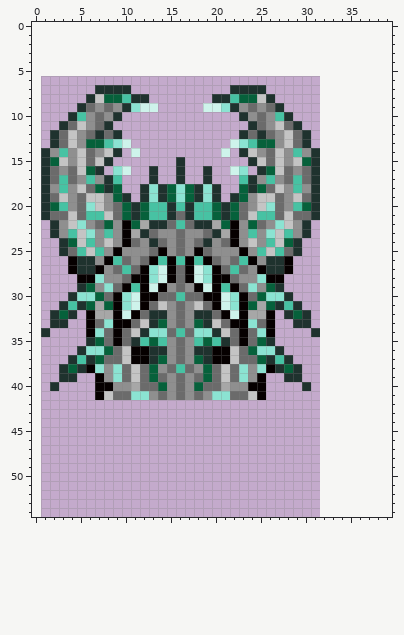
File history of a pixel-art sprite, NPCs/CaesiumSeekerHead.png. Above, as it was before the edit.
The file is 62x98 pixels, drawn in blocks of 2x2; one block is one cell here. The old version is drawn lined up with the new one, on the new canvas.
And afterwards:
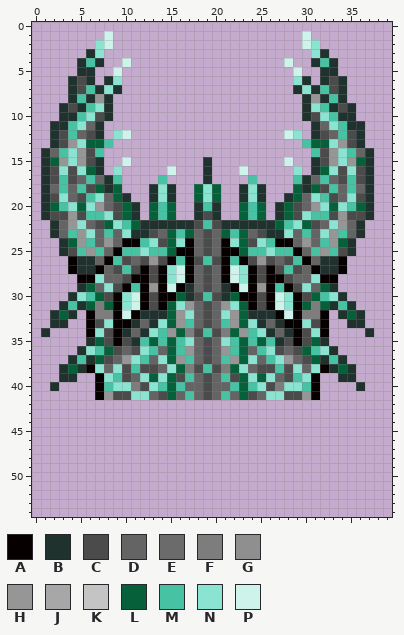
Palette (. is transparent): A #060000  B #1f322e  C #4b4b4b  D #646464  E #6b6b6b  F #7d7d7d  G #8f8f8f  H #969696  J #a7a7a7  K #c4c4c4  L #06613b  M #47c2a3  N #8be3d2  P #cef3eb
From old to new:
canvas 31x49 -> 40x55, the old top-left corner now at 1,6
Changed rows in their new state; - is an unchanged pixel.
first column x 2:
 1 ------P---------------------P-------
 2 -----NP---------------------PN------
 3 ----BN-----------------------NB-----
 4 ---BMB--P-----------------P--BMB----
 5 ---BB--P-------------------P--BB----
 6 --BCB-BN-------------------NB-BCB---
 7 --BCM-N-.-----------....---BNBMCB---
 8 --BM-HB....-------.......---BHBMB---
 9 -BC-MNB.....-----.........--BNMBCB--
10 -B--NCB.-------------......-BCNMBB--
11 B-MNDB.---------------......-BDNMBB-
12 -CMDC-.NP------------.....PN.BCDMCB-
13 -CHN---..-----------........MLLNHCB-
14 D-NHCM..-.---------.-........MCHNMDB
15 -HNHCB.-P-----.--B----....P..-CHNHLB
16 CNCN----.--.-P.-----.P-....N.-LNCNCB
17 C-CD-D-----.M-.------.M....-BDMDCMCB
18 D-DMC-----.BNB..L-L--BNB...LBLCMDMDB
19 CNDCMND---.BNB..L-L-.BNB..BLDNMCDNCB
20 --NL-HDC--.L-L..B-B..LML.BLCDHNLNMLB
21 CCHC--NC--.L-L..BCB..LML.BLCNMMCHCCB
22 -DH-DC-NM-B--BBBCMCBBBBBBLMNLCDNHDB-
23 -D-H-D-DNB-CDLMLDCDLMLDCBBNDMDNHMDB-
24 ---H-DHD-AMNCLNADCDANLCN-AADHDMHLB--
25 --C-H-D-MMNMMLAADCDAALM-N-MADMHMCB--
26 -----D--CDCHC---CMCAMACHCDCMADBBA---
27 ------DC-C-CANP-DCDAPNACACMCDABBA---
28 ------DDC--CANP-DCD-PNAC--CDDNAA----
29 -----D-C---H-PABDCDB-PAHAMACNDLB----
30 ----M-C----CAALBCMCBL-ACAPNACLMNB---
31 -----F-----CALNHDCDH-LACAPNALFLBMB--
32 -----FF---B--LHNDCDNHLBBBAPAFFA-BLB-
33 -----C---BD-NLHMDCDMHL-BDBAANCA--BB-
34 ------C-BD--MHLFCMCFLHM-BDBACNA----B
35 ------C-C----LMNDCDNMLM-MBCACLB-----
36 -----M-CDCNMDLMHDCDHMLDM-CDCLMNB----
37 ------CDHNMDNLHMDCDMHLNDMNHDCLBMB---
38 ------D-CMCCDNLFCMCFL-DCCMCNDNABLB--
39 ------NMCDN-NLCMDCDMCLNLNDCMNA--BB--
40 ------MNNFCNMLMDDCDDMLMNCFNNMA----B-
41 ------HCC--DCLDMDCDMDLCDNNCCHA------
